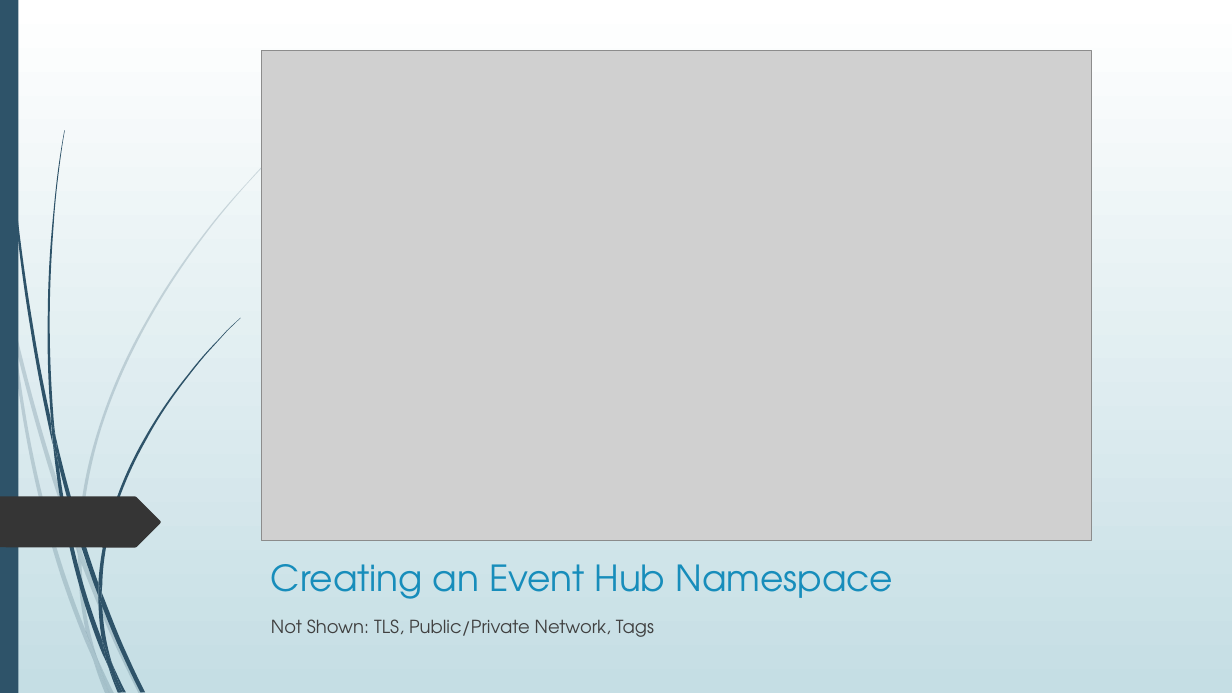
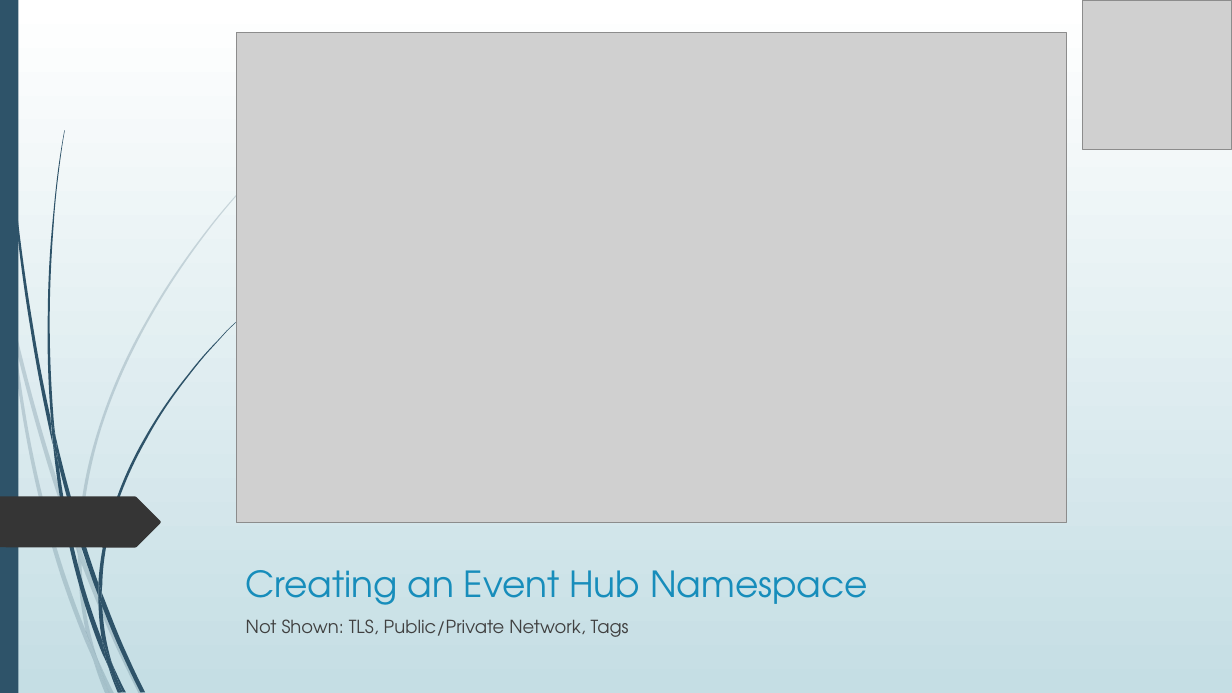
Before and after one commit to blgorman/ServerlessMessagingDemystified, a slide deck: slide 6 of ServerlessMessagingDemystified.pptx. Drawn at 1232x693 pixels with LibreOffice and Linux fonts; fonts in the diff are those of the drawing; grey boxes stand for pictures. Boxes give left, top, right and bottom in pixels: in the first picture for what was removed or moved away, otherwise in the second. Text is boxed around its words. In the diff, an @@ line names an element or a change of style, - is before the commit and + after.

Commit message:
updates to slides and to the event hub code to utilize user secrets so no time wasted setting configs

```diff
--- a/ServerlessMessagingDemystified.pptx
+++ b/ServerlessMessagingDemystified.pptx
@@ picture added at [1083,0,1232,150] @@
@@ picture: place and size @@
-picture at [262,51,1092,542]
+picture at [237,32,1067,523]
@@ title "Creating an Event Hub Namespace": place and size @@
-title "Creating an Event Hub Namespace" at [271,564,893,599]
+title "Creating an Event Hub Namespace" at [246,570,868,605]
@@ text "Not Shown: TLS, Public/Private Network, ...": place and size @@
-text "Not Shown: TLS, Public/Private Network, ..." at [271,619,654,637]
+text "Not Shown: TLS, Public/Private Network, ..." at [246,619,629,637]
```
Also in this commit, not shown: 7 other slides changed, 2 slides added, 6 other files.
